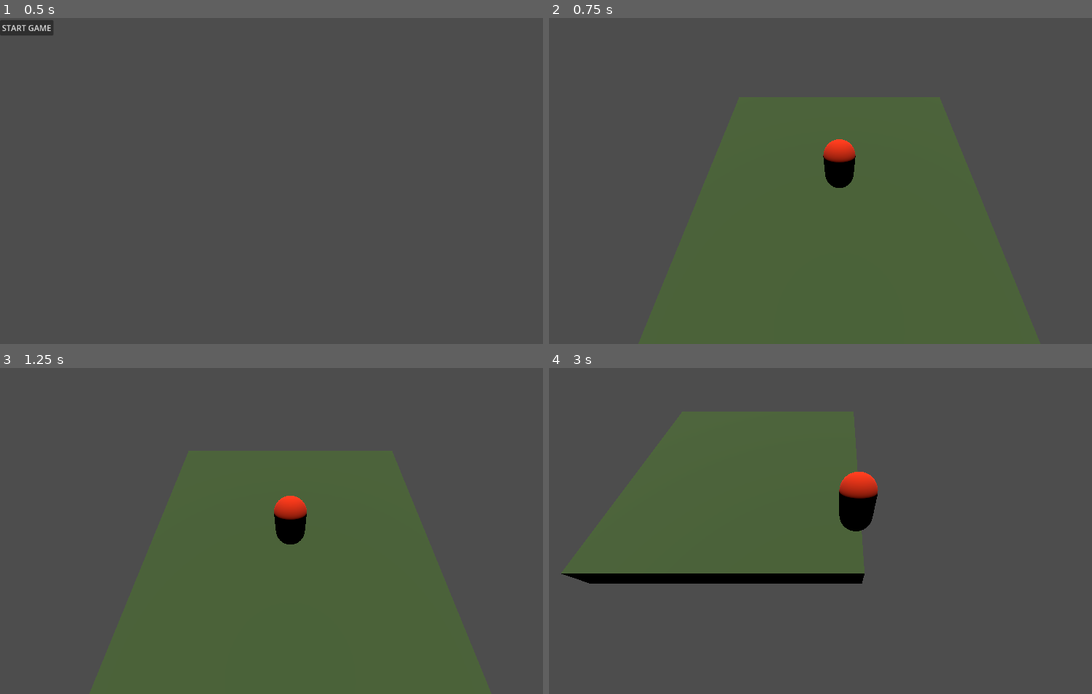
Above: before the commit, frames 1-4 (two rows, left to right).
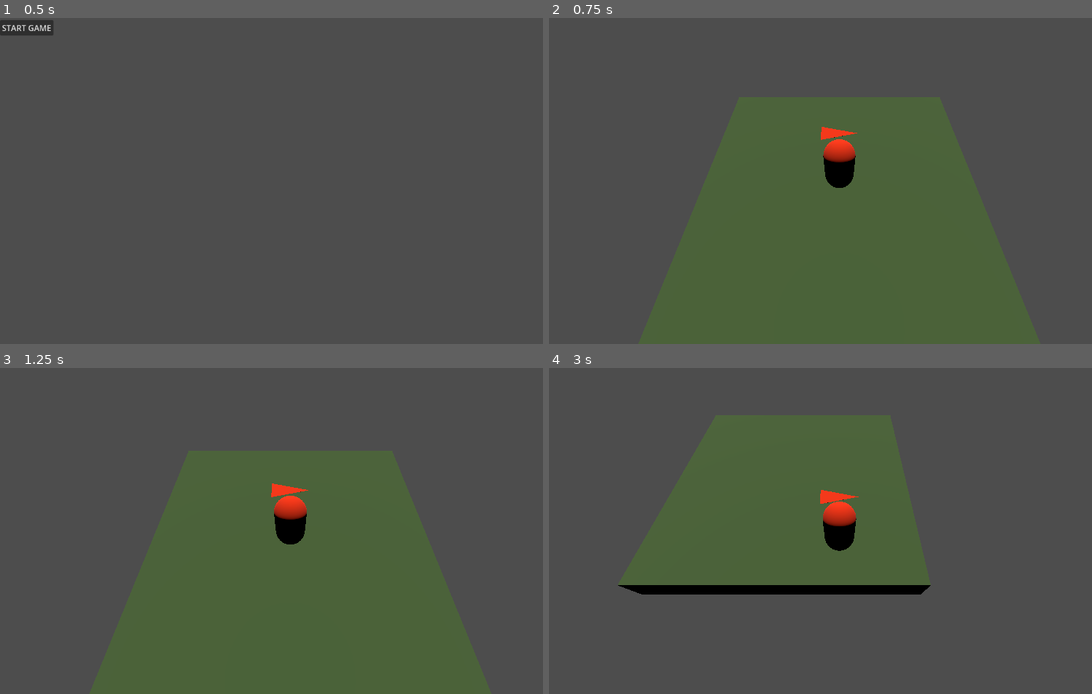
Above: after the commit, the same moments.

Repository: BreadBurn/ClickNClawGameJam
Game: Godot game, scene res://MainMenu.tscn
The game is run twice, just before and just after one commit, with the same random seed, the same clock (stepped at 60 frames per second) and the same inputs.
Inputs:
- Up to frame 1 (0.5 s): no input
- Up to frame 2 (0.75 s): click "START GAME" at 0.5 s
- Up to frame 3 (1.25 s): no input
- Up to frame 4 (3 s): tap Enter (IN_INTERACT, bound only after the commit) at 1.25, 2.3 s; hold D (IN_M_RIGHT) 1.28-2.03 s; hold Enter (IN_INTERACT, bound only after the commit) 1.28-2.03 s; tap Space (IN_JUMP) at 1.52, 1.55, 1.82, 2.1, 2.27, 2.57 s; hold S (IN_M_DOWN) 2.03-2.78 s; hold D (IN_M_RIGHT) from 2.78 s (still down); hold Enter (IN_INTERACT, bound only after the commit) from 2.78 s (still down)

Frame 1 is identical in both runs. In frame 2, 0.1% of the frame differs, in the area x 50-57%, y 33-38%; in frame 3, 0.1%; in frame 4, 4.9%, in the area x 2-71%, y 13-70%.

Commit message:
player state manager finished

Diff:
--- a/Player.gd
+++ /dev/null
@@ -1,24 +0,0 @@
-extends CharacterBody3D
-
-@export var speed := 5.0
-@export var jump_velocity := 4.5
-
-@onready var input: InputComponent = $UserControl
-
-func _physics_process(delta: float) -> void:
-	if not is_on_floor():
-		velocity += get_gravity() * delta
-
-	if input.jump_just_pressed and is_on_floor():
-		velocity.y = jump_velocity
-
-	var direction := (transform.basis * Vector3(input.input_vec.x, 0, input.input_vec.y)).normalized()
-
-	if direction:
-		velocity.x = direction.x * speed
-		velocity.z = direction.z * speed
-	else:
-		velocity.x = move_toward(velocity.x, 0, speed)
-		velocity.z = move_toward(velocity.z, 0, speed)
-
-	move_and_slide()
--- a/game_main.tscn
+++ b/game_main.tscn
@@ -32,6 +32,7 @@
 
 [node name="Camera3D" type="Camera3D" parent="." unique_id=916559983 node_paths=PackedStringArray("target")]
 transform = Transform3D(1, 0, 0, 0, 0.5428813, 0.8398094, 0, -0.8398094, 0.5428813, 0, 6.645053, 5.108061)
+visible = false
 doppler_tracking = 2
 current = true
 script = ExtResource("1_tjf8n")
--- /dev/null
+++ b/player.gd
@@ -0,0 +1,158 @@
+extends CharacterBody3D
+
+enum State { IDLE, MOVE, JUMP, FALL, PERFORMING_ACTION, INTERACT }
+enum Facing { UP, DOWN, LEFT, RIGHT }
+
+var state: State = State.IDLE
+var facing: Facing = Facing.DOWN
+
+@export var speed := 5.0
+@export var accel := 20.0
+@export var decel := 30.0
+@export var jump_velocity := 4.5
+@export var floor_snap_len := 0.3
+
+@export var interact_duration := 0.35
+@export var interact_requires_ground := true
+
+var gravity_y := ProjectSettings.get_setting("physics/3d/default_gravity") as float
+
+var action_timer := 0.0
+var jumped_this_frame := false
+var interact_timer := 0.0
+
+@onready var input: InputComponent = $UserControl
+@onready var view_mesh: Node3D = $PlaceholderViewMesh
+@onready var interact_area: Area3D = $InteractArea
+@onready var debug_arrow: Node3D = $DEBUGNODEdirectionView
+
+func _ready() -> void:
+	motion_mode = CharacterBody3D.MOTION_MODE_GROUNDED
+	floor_snap_length = floor_snap_len
+	up_direction = Vector3.UP
+
+func _physics_process(delta: float) -> void:
+	jumped_this_frame = false
+
+	var raw_dir := Vector3(input.input_vec.x, 0, input.input_vec.y)
+	var direction := raw_dir.normalized() if raw_dir.length() > 0.001 else Vector3.ZERO
+	var grounded := is_on_floor()
+
+	if _should_start_interact(grounded):
+		_start_interact()
+		_set_facing_if_needed(direction)
+		velocity.x = move_toward(velocity.x, 0.0, decel * delta)
+		velocity.z = move_toward(velocity.z, 0.0, decel * delta)
+		if not grounded:
+			velocity.y -= gravity_y * delta
+		move_and_slide()
+		_update_state(direction)
+		return
+
+	var should_jump := grounded and input.consume_jump()
+	if should_jump and state != State.PERFORMING_ACTION and state != State.INTERACT:
+		var prev_snap := floor_snap_length
+		floor_snap_length = 0.0
+		velocity.y = jump_velocity
+		jumped_this_frame = true
+
+		_set_facing_if_needed(direction)
+		_apply_horizontal(direction, delta)
+		move_and_slide()
+
+		floor_snap_length = prev_snap
+		_update_state(direction)
+		return
+
+	_apply_horizontal(direction, delta)
+
+	if grounded:
+		if velocity.y < 0.0:
+			velocity.y = 0.0
+	else:
+		velocity.y -= gravity_y * delta
+
+	_set_facing_if_needed(direction)
+	move_and_slide()
+	_update_state(direction)
+
+func _should_start_interact(grounded: bool) -> bool:
+	if state == State.PERFORMING_ACTION or state == State.INTERACT:
+		return false
+	if interact_requires_ground and not grounded:
+		return false
+	return input.consume_interact()
+
+func _start_interact() -> void:
+	state = State.INTERACT
+	interact_timer = interact_duration
+
+func _apply_horizontal(direction: Vector3, delta: float) -> void:
+	match state:
+		State.PERFORMING_ACTION, State.INTERACT:
+			velocity.x = move_toward(velocity.x, 0.0, decel * delta)
+			velocity.z = move_toward(velocity.z, 0.0, decel * delta)
+			if state == State.PERFORMING_ACTION:
+				action_timer -= delta
+				if action_timer <= 0.0:
+					state = State.IDLE
+			elif state == State.INTERACT:
+				interact_timer -= delta
+				if interact_timer <= 0.0:
+					state = State.IDLE
+			return
+		_:
+			var target_vx := direction.x * speed
+			var target_vz := direction.z * speed
+			if direction != Vector3.ZERO:
+				velocity.x = move_toward(velocity.x, target_vx, accel * delta)
+				velocity.z = move_toward(velocity.z, target_vz, accel * delta)
+			else:
+				velocity.x = move_toward(velocity.x, 0.0, decel * delta)
+				velocity.z = move_toward(velocity.z, 0.0, decel * delta)
+
+func _set_facing_if_needed(direction: Vector3) -> void:
+	if state != State.PERFORMING_ACTION and direction != Vector3.ZERO:
+		_update_facing(direction)
+
+func _update_state(direction: Vector3) -> void:
+	if state == State.PERFORMING_ACTION or state == State.INTERACT:
+		return
+
+	if jumped_this_frame:
+		state = State.JUMP
+		return
+
+	if is_on_floor():
+		if absf(velocity.x) < 0.01 and absf(velocity.z) < 0.01:
+			state = State.IDLE
+		else:
+			state = State.MOVE
+	else:
+		state = State.JUMP if (velocity.y > 0.0) else State.FALL
+
+func _update_facing(dir: Vector3) -> void:
+	if absf(dir.x) > absf(dir.z):
+		if dir.x > 0:
+			facing = Facing.RIGHT
+			_set_y_rotation(0)
+		else:
+			facing = Facing.LEFT
+			_set_y_rotation(-180)
+	else:
+		if dir.z > 0:
+			facing = Facing.DOWN
+			_set_y_rotation(-90)
+		else:
+			facing = Facing.UP
+			_set_y_rotation(90)
+
+func _set_y_rotation(degrees: float) -> void:
+	$PlaceholderViewMesh.rotation_degrees.y = degrees
+	$InteractArea.rotation_degrees.y = degrees
+	$DEBUGNODEdirectionView.rotation_degrees.y = degrees
+
+func perform_action() -> void:
+	if state != State.PERFORMING_ACTION and is_on_floor():
+		state = State.PERFORMING_ACTION
+		action_timer = 0.5
--- a/player.tscn
+++ b/player.tscn
@@ -1,28 +1,45 @@
 [gd_scene format=3 uid="uid://cii23b3yvwyys"]
 
 [ext_resource type="Script" uid="uid://cr27lq83tyfws" path="res://user_control.gd" id="1_4flbx"]
-[ext_resource type="Script" uid="uid://dmqvhwbybn08q" path="res://Player.gd" id="1_onrkg"]
+[ext_resource type="Script" uid="uid://dmqvhwbybn08q" path="res://player.gd" id="1_onrkg"]
 
-[sub_resource type="CapsuleMesh" id="CapsuleMesh_sh265"]
+[sub_resource type="CylinderMesh" id="CylinderMesh_onrkg"]
+top_radius = 0.0
 
 [sub_resource type="StandardMaterial3D" id="StandardMaterial3D_4flbx"]
 vertex_color_use_as_albedo = true
 vertex_color_is_srgb = true
 albedo_color = Color(0.99607843, 0.20392157, 0, 1)
 
+[sub_resource type="CapsuleMesh" id="CapsuleMesh_sh265"]
+
 [sub_resource type="CapsuleShape3D" id="CapsuleShape3D_onrkg"]
+
+[sub_resource type="BoxShape3D" id="BoxShape3D_onrkg"]
 
 [node name="Player" type="CharacterBody3D" unique_id=1604628969]
 script = ExtResource("1_onrkg")
 
+[node name="DEBUGNODEdirectionView" type="MeshInstance3D" parent="." unique_id=1157545569]
+transform = Transform3D(-2.1855694e-10, 0.5, 0, -0.005, -2.1855694e-08, 0, 0, 0, 0.5, 0, 2.5, 0)
+mesh = SubResource("CylinderMesh_onrkg")
+surface_material_override/0 = SubResource("StandardMaterial3D_4flbx")
+
 [node name="UserControl" type="Node" parent="." unique_id=642189157]
 script = ExtResource("1_4flbx")
 
-[node name="PlayerMesh" type="MeshInstance3D" parent="." unique_id=615091070]
+[node name="PlaceholderViewMesh" type="MeshInstance3D" parent="." unique_id=615091070]
 transform = Transform3D(1, 0, 0, 0, 1, 0, 0, 0, 1, 0, 1.0453546, -7.6293945e-06)
 mesh = SubResource("CapsuleMesh_sh265")
 surface_material_override/0 = SubResource("StandardMaterial3D_4flbx")
 
-[node name="CollisionShape3D" type="CollisionShape3D" parent="." unique_id=133487781]
+[node name="PlayerCollision" type="CollisionShape3D" parent="." unique_id=133487781]
 transform = Transform3D(1, 0, 0, 0, 1, 0, 0, 0, 1, 0, 1.0436493, 0)
 shape = SubResource("CapsuleShape3D_onrkg")
+
+[node name="InteractArea" type="Area3D" parent="." unique_id=1409483655]
+transform = Transform3D(1.88, 0, 0, 0, 1.88, 0, 0, 0, 1.88, 0.5664896, 1.0152179, 0)
+
+[node name="InteractCollision" type="CollisionShape3D" parent="InteractArea" unique_id=1504161695]
+transform = Transform3D(1, 0, 0, 0, 1, 0, 0, 0, 1, 0.5671886, 0, 0)
+shape = SubResource("BoxShape3D_onrkg")
--- a/project.godot
+++ b/project.godot
@@ -47,6 +47,11 @@
 "events": [Object(InputEventKey,"resource_local_to_scene":false,"resource_name":"","device":-1,"window_id":0,"alt_press …(195 unchanged characters)…
 ]
 }
+IN_INTERACT={
+"deadzone": 0.2,
+"events": [Object(InputEventKey,"resource_local_to_scene":false,"resource_name":"","device":-1,"window_id":0,"alt_pressed":false,"shift_pressed":false,"ctrl_pressed":false,"meta_pressed":false,"pressed":false,"keycode":0,"physical_keycode":4194309,"key_label":0,"unicode":0,"location":0,"echo":false,"script":null)
+]
+}
 
 [physics]
 
--- a/user_control.gd
+++ b/user_control.gd
@@ -1,9 +1,50 @@
 extends Node
 class_name InputComponent
 
+@export var jump_buffer_time := 0.12
+@export var interact_buffer_time := 0.20    # how long we remember an interact press
+@export var interact_cooldown := 1.0        # seconds between interactions (anti-spam)
+
 var input_vec := Vector2.ZERO
-var jump_just_pressed := false
+var _jump_buffer := 0.0
 
-func _process(delta: float) -> void:
+var _interact_buffer := 0.0
+var _interact_cooldown_timer := 0.0
+
+func _input(event: InputEvent) -> void:
+	if event.is_action_pressed("IN_JUMP"):
+		_jump_buffer = jump_buffer_time
+	if event.is_action_pressed("IN_INTERACT"):
+		# Buffer the interact press. Cooldown is checked when consuming.
+		_interact_buffer = interact_buffer_time
+
+func _physics_process(delta: float) -> void:
+	# Movement vector sampled in physics step
 	input_vec = Input.get_vector("IN_M_LEFT", "IN_M_RIGHT", "IN_M_UP", "IN_M_DOWN")
-	jump_just_pressed = Input.is_action_just_pressed("IN_JUMP")
+
+	# Countdown buffers and cooldowns
+	if _jump_buffer > 0.0:
+		_jump_buffer -= delta
+
+	if _interact_buffer > 0.0:
+		_interact_buffer -= delta
+
+	if _interact_cooldown_timer > 0.0:
+		_interact_cooldown_timer -= delta
+
+func consume_jump() -> bool:
+	# One-shot read by the player in _physics_process
+	if _jump_buffer > 0.0:
+		_jump_buffer = 0.0
+		return true
+	return false
+
+func consume_interact() -> bool:
+	# Only allow interact if:
+	# 1) there is a buffered press, and
+	# 2) cooldown elapsed.
+	if _interact_buffer > 0.0 and _interact_cooldown_timer <= 0.0:
+		_interact_buffer = 0.0
+		_interact_cooldown_timer = interact_cooldown  # start 1s cooldown
+		return true
+	return false
Renamed: Player.gd.uid -> player.gd.uid
